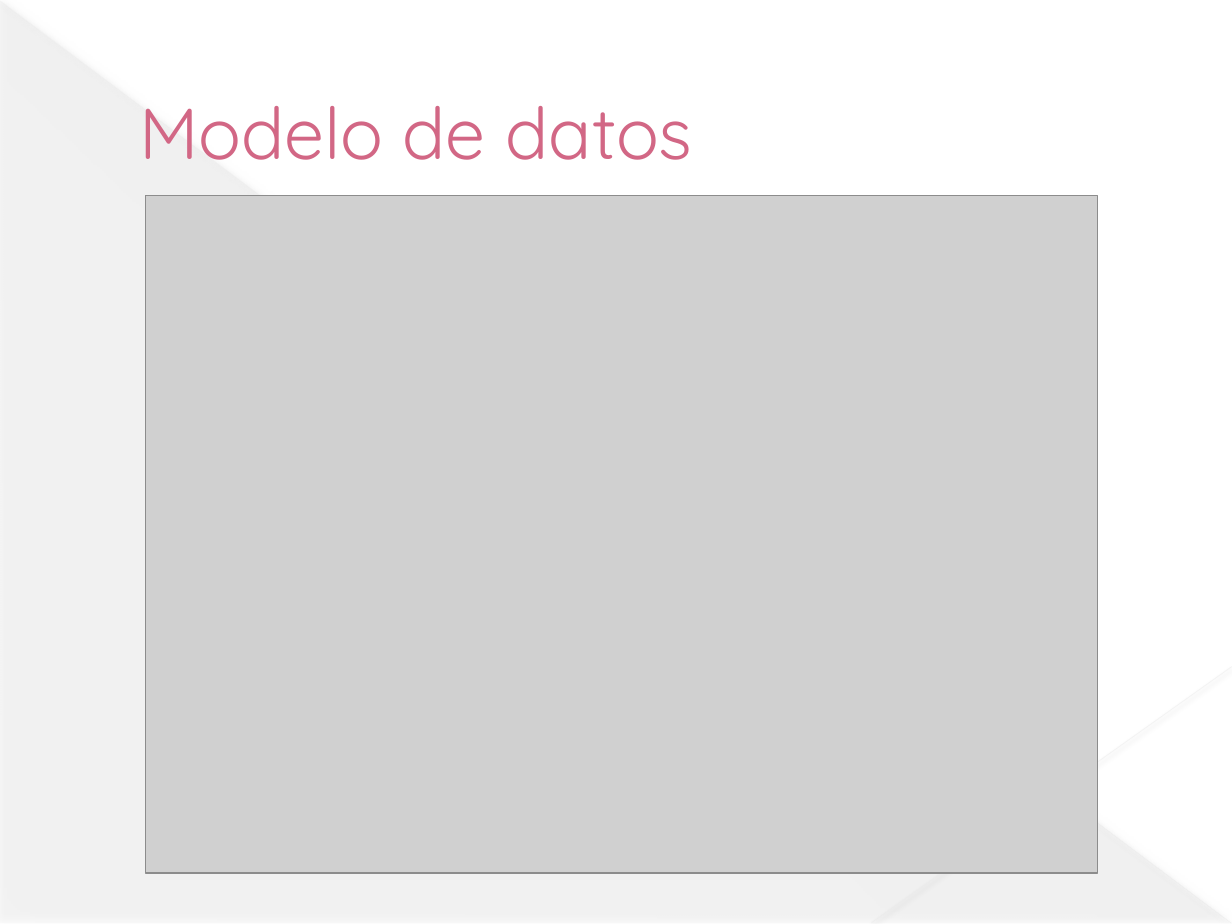
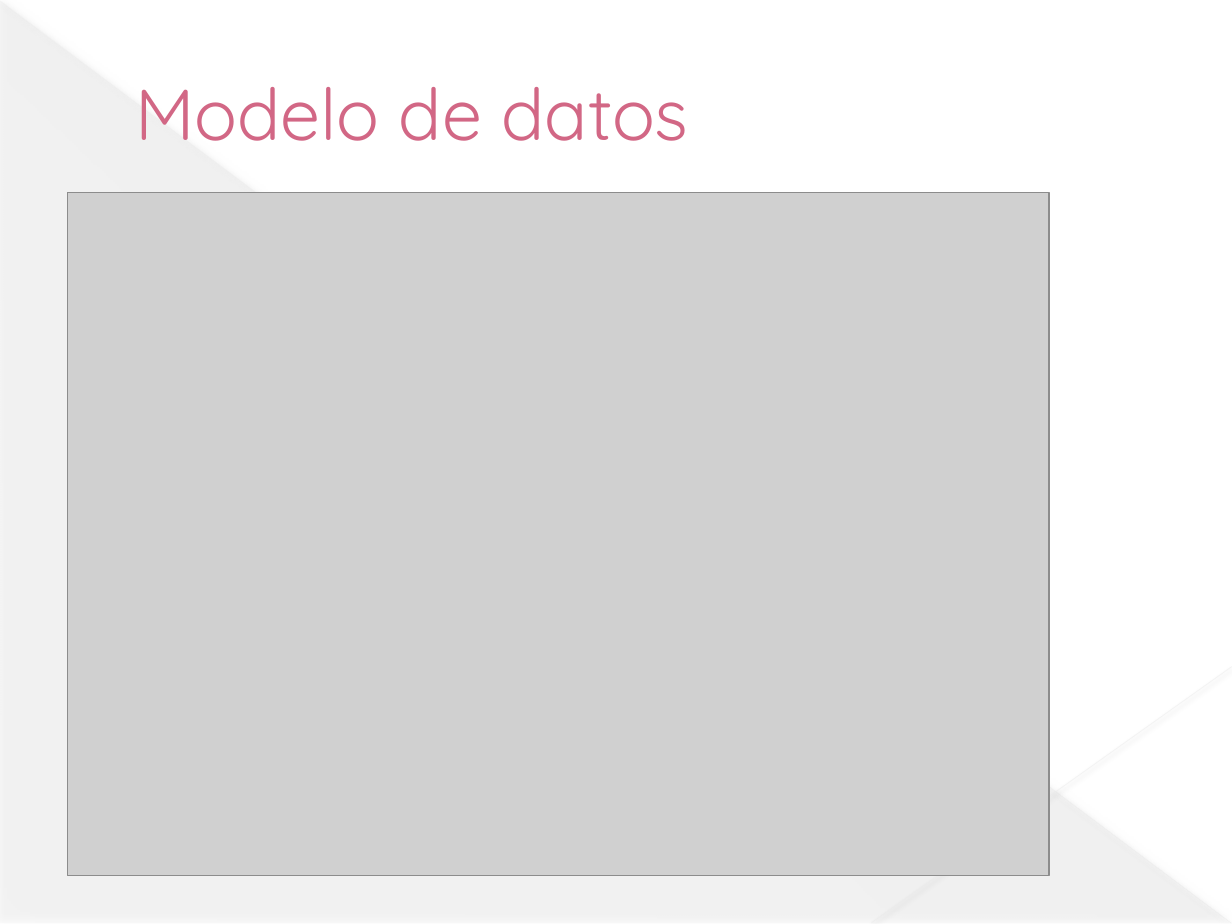
Before and after one commit to jesusdavidguti/ProyectoFinDeCurso, a slide deck: slide 6 of Presentación/Proyecto fin de curso.pptx. Drawn at 1232x924 pixels with LibreOffice and Linux fonts; fonts in the diff are those of the drawing; grey boxes stand for pictures. Boxes give left, top, right and bottom in pixels: in the first picture for what was removed or moved away, otherwise in the second. Text is boxed around its words. In the diff, an @@ line names an element or a change of style, - is before the commit and + after.

```diff
--- a/Presentación/Proyecto fin de curso.pptx
+++ b/Presentación/Proyecto fin de curso.pptx
@@ text "Modelo de datos" moved from (x1=139, y1=106, x2=693, y2=160) to (x1=135, y1=87, x2=689, y2=141) @@
@@ picture resized from (x1=145, y1=196, x2=1098, y2=873) to (x1=68, y1=192, x2=1050, y2=876) @@
```
Also in this commit, not shown: 2 other slides changed, 2 slides added.
